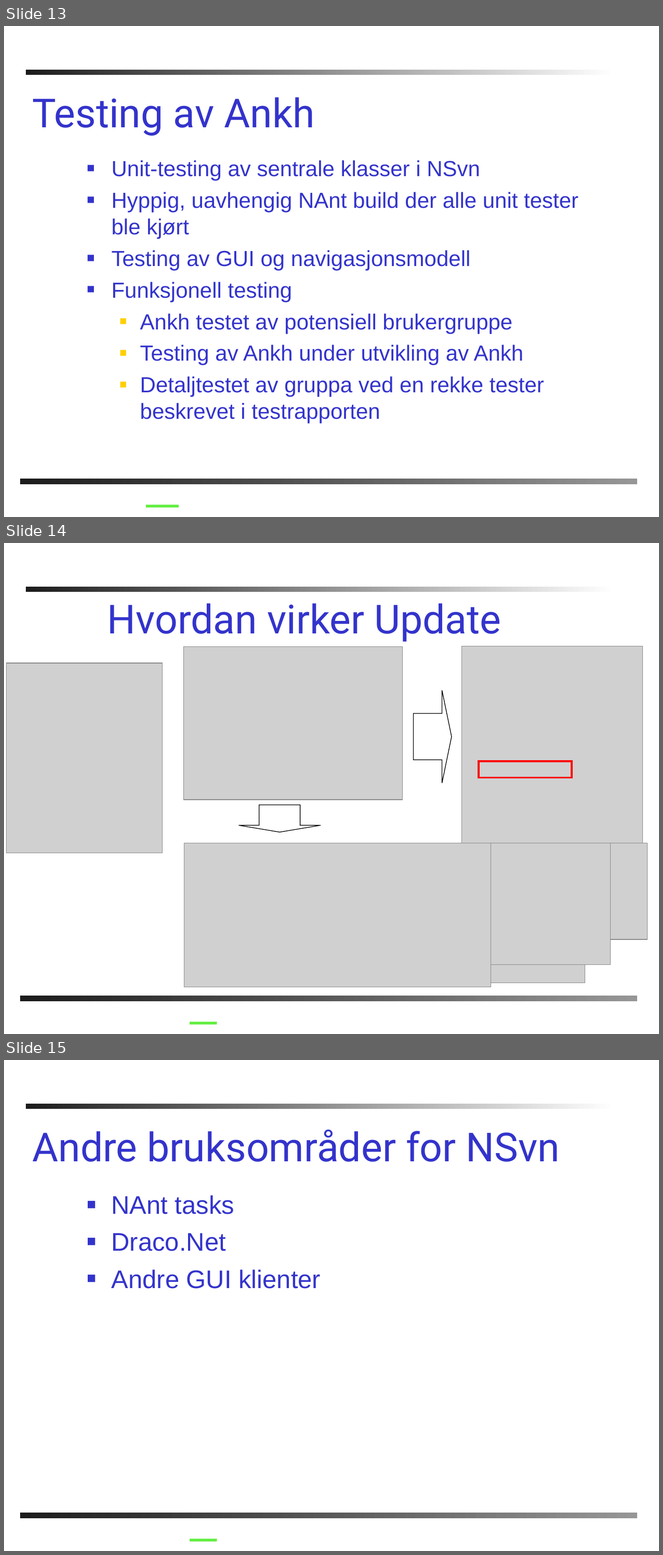
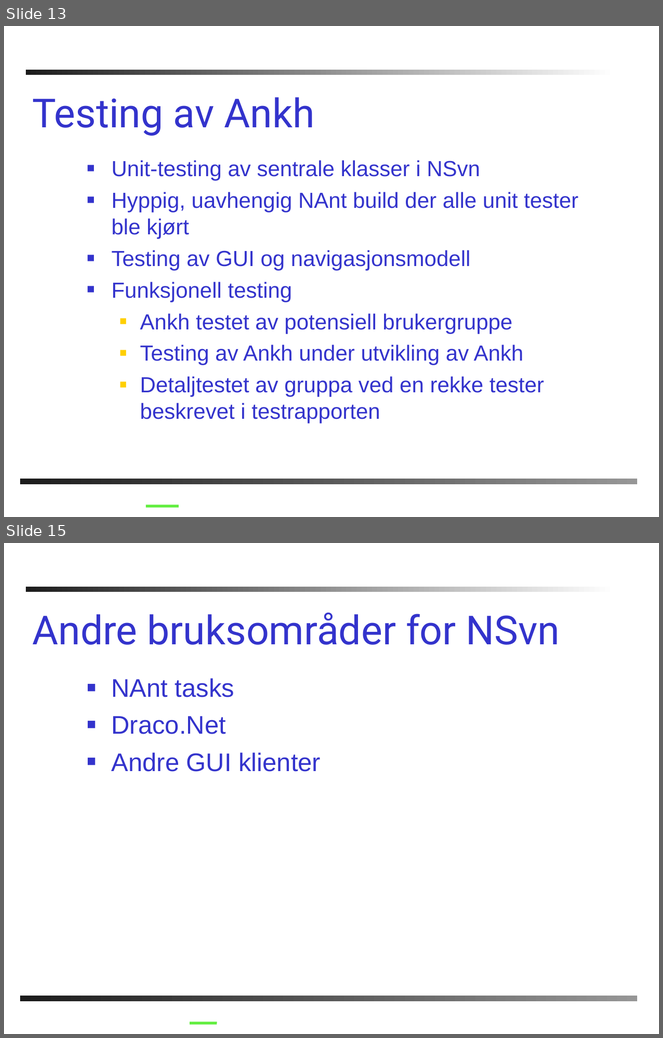
Before and after one commit to PhilJollans/AnkhSVN2019, a slide deck: doc/powerpoint/Subversion_addin_for_VS.NET.ppt. Shown one above the other, each under a label of ours: slides 13, 14 and 15 before the commit, slides 13 and 15 after it; the slides between them are not shown. The pictures are 663x1555 and 663x1038 pixels, drawn with LibreOffice and Linux fonts; fonts in the diff are those of the drawing; grey boxes stand for pictures; background and template pictures are left out. Boxes give left, top, right and bottom in pixels: in the first picture for what was removed or moved away, otherwise in the second. Text is boxed around its words. In the diff, an @@ line names an element or a change of style, - is before the commit and + after.

```diff
--- a/doc/powerpoint/Subversion_addin_for_VS.NET.ppt
+++ b/doc/powerpoint/Subversion_addin_for_VS.NET.ppt
@@ slide 14 removed at bbox=[4, 543, 659, 1034], background #FFFFFF; not listed: 2 template elements that a slide beside it also shows @@
@@ text removed at bbox=[107, 603, 501, 642] @@
-Hvordan virker Update
@@ picture removed at bbox=[183, 646, 402, 800] @@
@@ picture removed at bbox=[462, 646, 643, 843] @@
@@ picture removed at bbox=[7, 663, 163, 853] @@
@@ right arrow removed at bbox=[414, 691, 452, 783] @@
@@ rectangle removed at bbox=[479, 761, 572, 778] @@
@@ down arrow removed at bbox=[239, 805, 321, 833] @@
@@ picture removed at bbox=[184, 843, 491, 987] @@
@@ picture removed at bbox=[190, 843, 505, 952] @@
@@ picture removed at bbox=[190, 843, 594, 896] @@
@@ picture removed at bbox=[190, 843, 647, 939] @@
@@ picture removed at bbox=[190, 843, 585, 982] @@
@@ picture removed at bbox=[190, 843, 610, 965] @@
@@ line removed from (190, 1023) to (217, 1023) @@
```
Also in this commit, not shown: 2 slides changed, 2 slides added, 1 other file.
